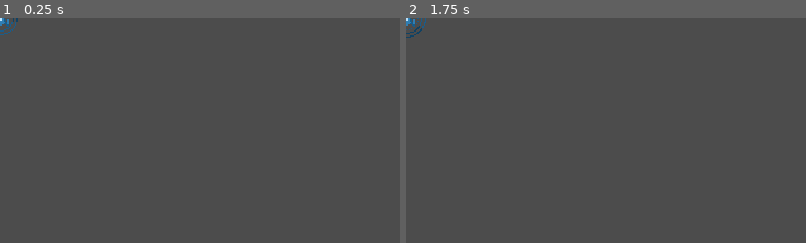
Above: before the commit, frames 1-2 (left to right).
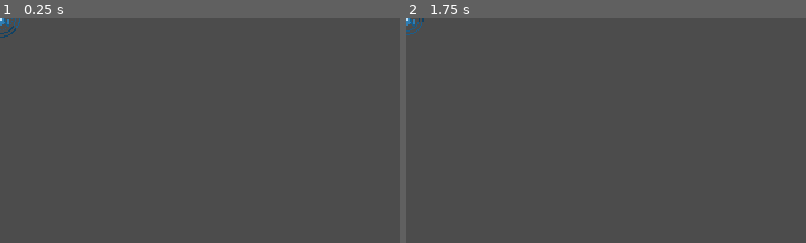
Above: after the commit, the same moments.

Repository: zachtyll/SuperCometBlaster
Game: Godot game, scene res://Player/PlayerController.tscn
The game is run twice, just before and just after one commit, with the same random seed, the same clock (stepped at 60 frames per second) and the same inputs. This scene is started directly instead of the project's main scene. The engine's default icon, where the game draws it, is replaced by a stand-in: a white triangle on a blue panel in a dark square.
Inputs (mouse positions are % of the whole screen's width and height, from its top left):
- Up to frame 1 (0.25 s): no input
- Up to frame 2 (1.75 s): tap Enter at 0.5 s; move the mouse to (72, 45) at 0.52 s; hold Right (ui_right) 0.53-1.28 s; hold Space (shoot) 0.53-1.28 s; click (72, 45) at 0.67 s; move the mouse to (30, 55) at 1.27 s; hold Down (ui_down) from 1.28 s (still down); tap Space (shoot) at 1.35 s
The pictures show only the part of the screen within x 0-50%, y 0-50%; the shares and areas given below are measured in that part.

The runs differ from the first frame. In frame 1, 0.1% of the frame differs, in the area x 0-5%, y 0-9%; in frame 2, 0.1%.

Commit message:
Fix input bug

Diff:
--- a/Player/Player_Controller.gd
+++ b/Player/Player_Controller.gd
@@ -46,17 +46,17 @@
 	$Timer.start()
 
 
+func _network_process(input: Dictionary) -> void:
+	$Spaceship.thrust_dir = input.get("input_vector", Vector2.ZERO).y
+	$Spaceship.rotation_dir = input.get("input_vector", Vector2.ZERO).x
+
+
 func _get_local_input() -> Dictionary:
-
-	var input_vector = Input.get_vector("ui_left", "ui_right", "ui_up", "ui_down")
+	var rotation_dir := Input.get_action_strength("ui_right") - Input.get_action_strength("ui_left")
+	var thrust_dir := -Input.get_action_strength("ui_up")
 
 	var input := {}
-	if not input_vector == Vector2.ZERO:
-		input["input_vector"] = input_vector
-
-
-	$Spaceship.thrust_dir = input_vector.y
-	$Spaseship.rotation_dir = input_vector.x
-
+	if not rotation_dir == 0 or not thrust_dir == 0:
+		input["input_vector"] = Vector2(rotation_dir, thrust_dir)
 
 	return input
--- a/Player/Spaceship.gd
+++ b/Player/Spaceship.gd
@@ -63,10 +63,22 @@
 #		)
 #	tween.start()
 
+#
+#func _get_local_input() -> Dictionary:
+#
+#	var input_vector = Input.get_vector("ui_left", "ui_right", "ui_up", "ui_down")
+#
+#	var input := {}
+#	if not input_vector == Vector2.ZERO:
+#		input["input_vector"] = input_vector
+#
+#	return input
+
+
 
 func _network_process(input: Dictionary) -> void:
 
-	rotation += input.get("input_vector", Vector2.ZERO).x / rotation_speed
+	rotation += rotation_dir / rotation_speed
 
 
 	thrust = thrust_dir * Vector2(0, 0.1)
--- a/Player/Spaceship.tscn
+++ b/Player/Spaceship.tscn
@@ -94,6 +94,7 @@
 [node name="AnimatedSprite" type="AnimatedSprite" parent="Shield"]
 material = ExtResource( 2 )
 frames = SubResource( 7 )
+frame = 1
 playing = true
 
 [connection signal="area_entered" from="Hurtbox" to="." method="_on_Hurtbox_area_entered"]
